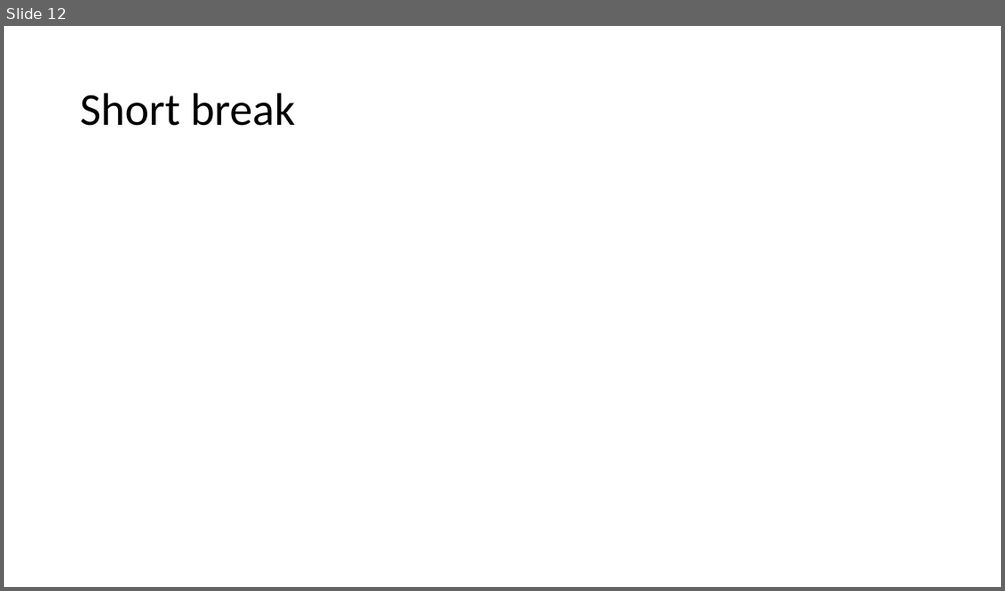
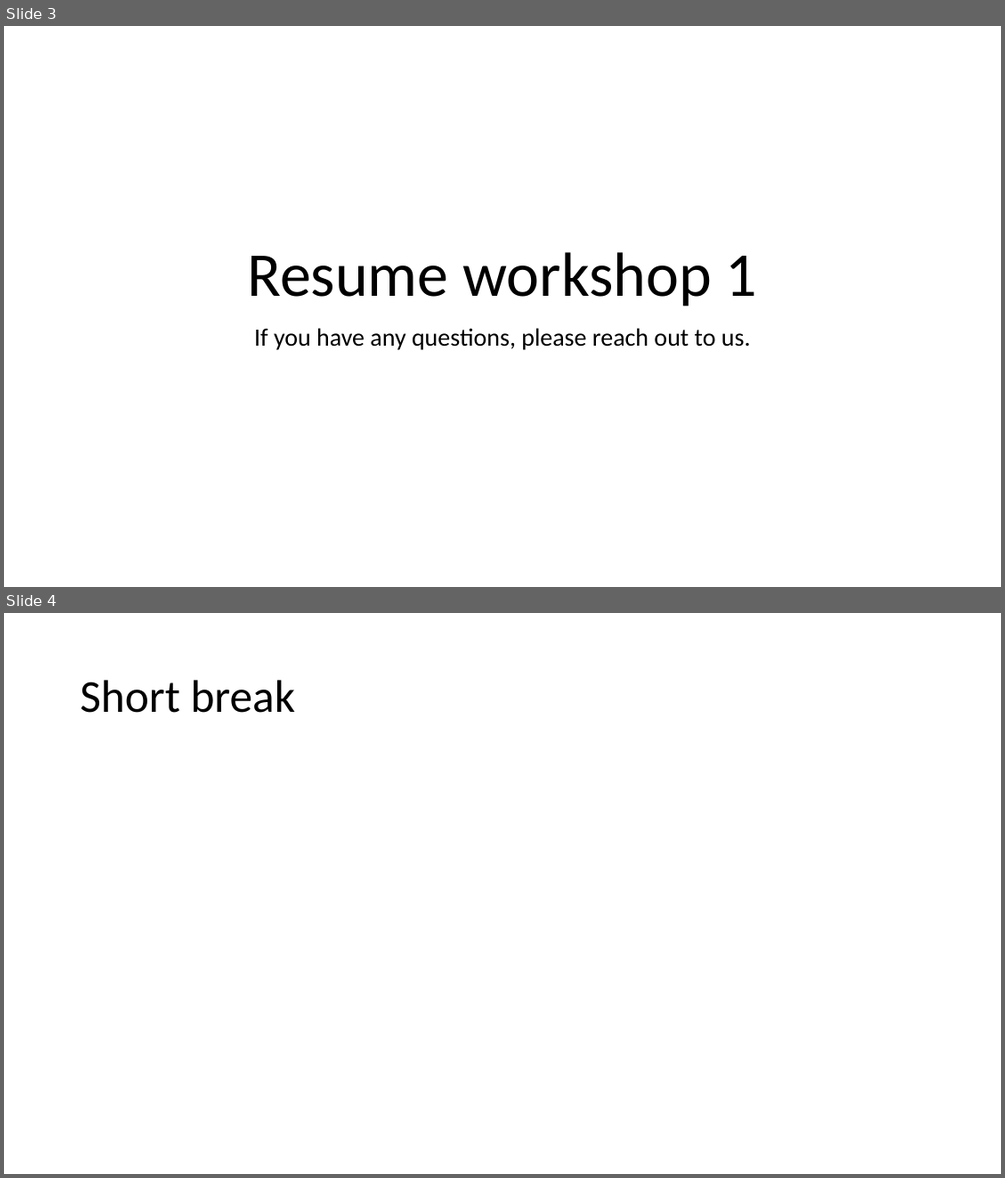
Before and after one commit to fortedigital/cg-kafka, a slide deck: workshop2/Kafka - 102.pptx. Shown one above the other, each under a label of ours: slide 12 before the commit, slides 3 and 4 after it. The pictures are 1005x591 and 1005x1178 pixels, drawn with LibreOffice and Linux fonts; fonts in the diff are those of the drawing. Boxes give left, top, right and bottom in pixels: in the first picture for what was removed or moved away, otherwise in the second. Text is boxed around its words. In the diff, an @@ line names an element or a change of style, - is before the commit and + after.

```diff
--- a/workshop2/Kafka - 102.pptx
+++ b/workshop2/Kafka - 102.pptx
@@ slide 3 added at (x1=4, y1=26, x2=1001, y2=587), background #FFFFFF @@
@@ title added at (x1=247, y1=252, x2=757, y2=306), 60 pt, text #000000 @@
+Resume workshop 1
@@ subtitle added at (x1=254, y1=328, x2=751, y2=350), 24 pt, text #000000 @@
+If you have any questions, please reach out to us.
@@ what was slide 12 is now slide 4 @@
```
Also in this commit, not shown: 3 slides changed, 2 other slides added, 43 slides removed, 11 other files.
